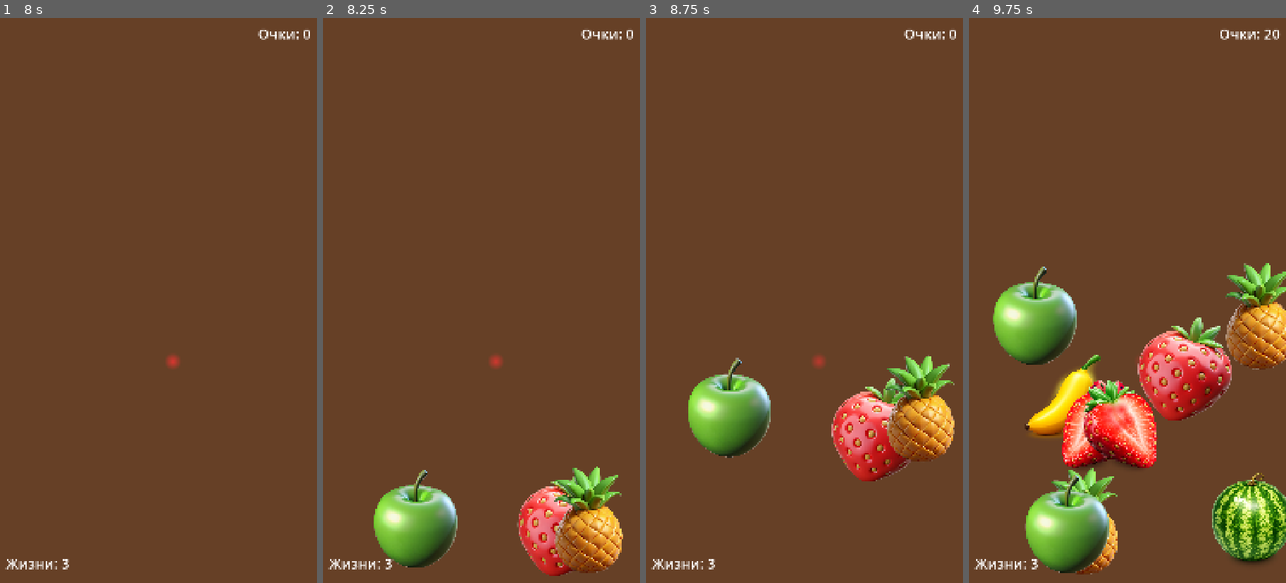
Above: before the commit, frames 1-4 (left to right).
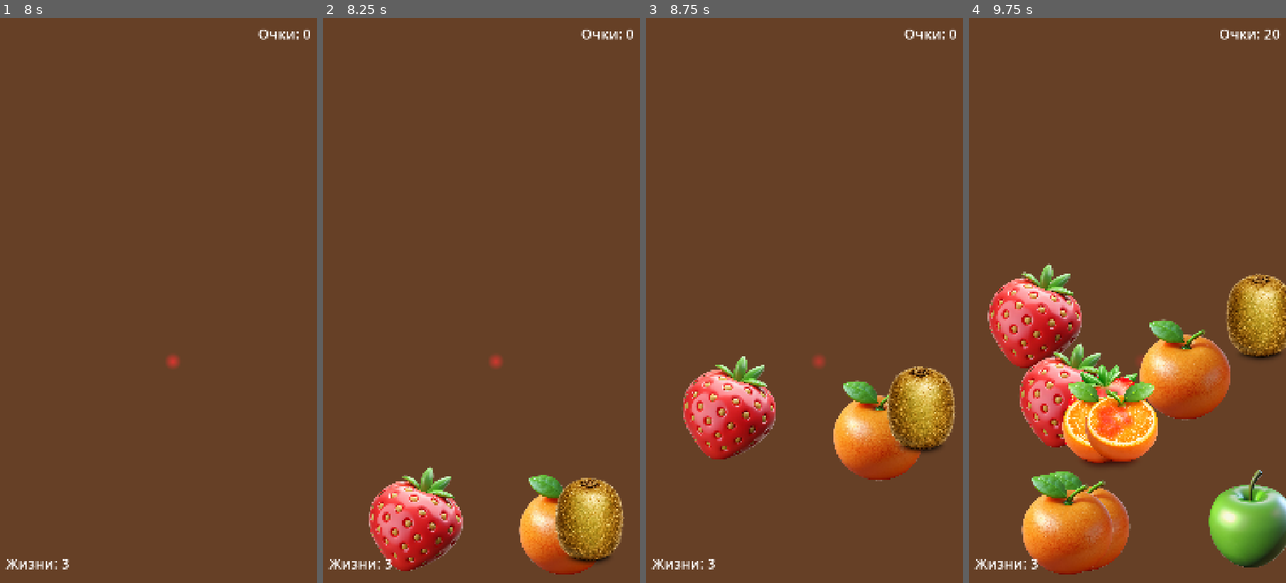
Above: after the commit, the same moments.

Repository: top-it-090304/F-S
Game: Godot game, scene res://start_screen.tscn
Same seed, same stepped clock (60 frames per second), same inputs: the game is played once before the commit and once after it.
Inputs (mouse positions are in pixels of both pictures, inside the frame that each line leads up to):
- Up to frame 1 (8 s): move the mouse to (228, 272) at 0.52 s; click (228, 272) at 0.67 s; drag from (95, 328) to (142, 413) at 1.27 s; move the mouse to (190, 176) at 2.02 s; click (190, 176) at 2.17 s; click "Играть" at 2.75 s; tap Enter at 3.5, 5.75, 7.25 s; drag from (142, 413) to (63, 215) at 3.52 s; tap Space at 4.25, 6.5 s; move the mouse to (253, 385) at 4.27 s; click (253, 385) at 4.42 s; drag from (63, 215) to (110, 159) at 5.02 s; move the mouse to (174, 300) at 5.77 s; click (174, 300) at 5.92 s; drag from (110, 159) to (95, 328) at 6.52 s; move the mouse to (228, 272) at 7.27 s; click (228, 272) at 7.42 s
- Up to frame 2 (8.25 s): tap Space at 8 s; drag from (418, 328) to (465, 413) at 8.02 s
- Up to frame 3 (8.75 s): no input
- Up to frame 4 (9.75 s): move the mouse to (1159, 176) at 8.77 s; click (1159, 176) at 8.92 s; drag from (1111, 413) to (1038, 323) at 9.52 s

Frame 1 is identical in both runs. In frame 2, 8.7% of the frame differs, in the area x 14-96%, y 79-99%; in frame 3, 9.7%; in frame 4, 25%, in the area x 5-100%, y 43-99%.

Commit message:
Work with business-logic Code refacroting and add more fruits and bomb

Diff:
--- a/fruit.gd
+++ b/fruit.gd
@@ -1,6 +1,4 @@
 extends RigidBody2D
-
-## Фрукт, который можно разрезать
 
 @onready var sprite: Sprite2D = $Sprite2D
 @onready var collision_shape: CollisionShape2D = $CollisionShape2D
@@ -16,34 +14,32 @@
 	"watermelon": "res://assets/sprites/watermelon.png",
 	"pineapple": "res://assets/sprites/pineapple.png",
 	"kiwi": "res://assets/sprites/kiwi.png",
-	"strawberry": "res://assets/sprites/strawberry.png"
+	"strawberry": "res://assets/sprites/strawberry.png",
+	"mandarin": "res://assets/sprites/mandarin.png"
 }
 
 func _ready() -> void:
-	# Устанавливаем текстуру фрукта
+	# Установка текстуры фрукта
 	if fruit_type in fruit_textures:
 		var texture = load(fruit_textures[fruit_type])
 		if texture:
 			sprite.texture = texture
 
-	# Маленькие фрукты (как на референсе)
 	sprite.scale = Vector2(0.4, 0.4)
 
-	# Летят почти прямо вверх до самого верха экрана
-	var angle = randf_range(-PI/2 - 0.12, -PI/2 + 0.12)  # ±~7° от вертикали
-	var speed = randf_range(820, 1050)  # хватает до верха экрана (1920)
+	var angle = randf_range(-PI/2 - 0.12, -PI/2 + 0.12)
+	var speed = randf_range(820, 1050)
 	velocity = Vector2(cos(angle), sin(angle)) * speed
 
-	gravity_scale = 0.55  # чуть слабее гравитация — долетают до верха
+	gravity_scale = 0.55  # гравитация
 	apply_central_impulse(velocity)
 	apply_torque_impulse(randf_range(-5, 5))
 
 	# Настройка внешнего вида бомбы
 	if is_bomb:
 		modulate = Color(0.3, 0.3, 0.3)
-		sprite.texture = null  # Можно добавить текстуру бомбы
+		sprite.texture = load("res://assets/sprites/bomb.png")
 
 func _process(delta: float) -> void:
-	# Удаляем фрукт, если он упал за экран
 	if global_position.y > 2000:
 		queue_free()
--- a/fruit_half.gd
+++ b/fruit_half.gd
@@ -1,26 +1,25 @@
 extends RigidBody2D
 
-## Половина разрезанного фрукта. Использует pineappleHalf.png и т.д. где есть, иначе половинку из целого.
 
 @onready var sprite: Sprite2D = $Sprite2D
 
 var fruit_type: String = "apple"
 var is_left_half: bool = true
 
-# Текстуры половинок (как pineappleHalf.png) — при разрезе показываем их
 var fruit_half_textures = {
 	"apple": "res://assets/sprites/appleHalf.png",
 	"banana": "res://assets/sprites/bananaHalf.png",
 	"watermelon": "res://assets/sprites/watermelonHalf.png",
 	"pineapple": "res://assets/sprites/pineappleHalf.png",
 	"kiwi": "res://assets/sprites/kiwiHalf.png",
-	"strawberry": "res://assets/sprites/strawberryHalf.png"
+	"strawberry": "res://assets/sprites/strawberryHalf.png",
+	"mandarin": "res://assets/sprites/mandarinHalf.png"
+
 }
 
-# Целые фрукты (для тех, у кого нет Half — режем текстуру пополам)
 var fruit_full_textures = {
 	"apple": "res://assets/sprites/apple.png",
-	"banana": "res://assets/sprites/banana.png",
+	"banana": "resSS://assets/sprites/banana.png",
 	"watermelon": "res://assets/sprites/watermelon.png",
 	"pineapple": "res://assets/sprites/pineapple.png",
 	"kiwi": "res://assets/sprites/kiwi.png",
@@ -28,7 +27,6 @@
 }
 
 func _ready() -> void:
-	# Сначала пробуем текстуру половинки (pineappleHalf и т.д.)
 	var tex_path: String = ""
 	if fruit_type in fruit_half_textures:
 		tex_path = fruit_half_textures[fruit_type]
@@ -36,7 +34,6 @@
 		if texture:
 			sprite.texture = texture
 			sprite.region_enabled = false
-			# Половинка — одна картинка; вторая половина — отражённая или та же
 			sprite.scale = Vector2(0.35, 0.35)
 			if not is_left_half:
 				sprite.flip_h = true
@@ -57,18 +54,16 @@
 				sprite.position.x = 8
 			sprite.scale = Vector2(0.35, 0.35)
 
-	# Падение вниз с широким разлётом в стороны (разрез заметно раздвигает половинки)
 	var angle: float
 	if is_left_half:
-		angle = randf_range(PI/5, PI/4)   # влево-вниз
+		angle = randf_range(PI/5, PI/4)
 	else:
-		angle = randf_range(3*PI/4, 4*PI/5)  # вправо-вниз
+		angle = randf_range(3*PI/4, 4*PI/5)
 	var speed = randf_range(380, 520)
 	var direction = Vector2(cos(angle), sin(angle))
 	apply_central_impulse(direction * speed)
 	apply_torque_impulse(randf_range(-18, 18))
 
 func _process(delta: float) -> void:
-	# Удаляем половинку, если она упала за экран
 	if global_position.y > 2000:
 		queue_free()
--- a/fruit_half.tscn
+++ b/fruit_half.tscn
@@ -1,17 +1,16 @@
-[gd_scene load_steps=3 format=3 uid="uid://g4h5i6j7k8l9"]
+[gd_scene format=3 uid="uid://g4h5i6j7k8ma"]
 
-[ext_resource type="Script" path="res://fruit_half.gd" id="1_half"]
-[ext_resource type="Texture2D" path="res://assets/sprites/apple.png" id="2_texture"]
+[ext_resource type="Script" uid="uid://7i25ko2ls542" path="res://fruit_half.gd" id="1_half"]
+[ext_resource type="Texture2D" uid="uid://83n2ie42vc3x" path="res://assets/sprites/apple.png" id="2_texture"]
 
 [sub_resource type="RectangleShape2D" id="RectangleShape2D_1"]
 size = Vector2(30, 60)
 
-[node name="FruitHalf" type="RigidBody2D"]
+[node name="FruitHalf" type="RigidBody2D" unique_id=841250969]
 script = ExtResource("1_half")
 
-[node name="Sprite2D" type="Sprite2D" parent="."]
-modulate = Color(1, 1, 1, 1)
+[node name="Sprite2D" type="Sprite2D" parent="." unique_id=1801326913]
 texture = ExtResource("2_texture")
 
-[node name="CollisionShape2D" type="CollisionShape2D" parent="."]
+[node name="CollisionShape2D" type="CollisionShape2D" parent="." unique_id=849575956]
 shape = SubResource("RectangleShape2D_1")
--- a/game.gd
+++ b/game.gd
@@ -33,9 +33,9 @@
 
 	if ResourceLoader.exists("res://main_menu.tscn"):
 		main_menu_scene = preload("res://main_menu.tscn")
-		print("✅ main_menu.tscn загружен")
+		print("main_menu.tscn загружен")
 	else:
-		print("❌ main_menu.tscn НЕ НАЙДЕН!")
+		print("main_menu.tscn НЕ НАЙДЕН!")
 
 	game_manager = get_node("/root/GameManager")
 	game_manager.reset_game()
@@ -45,16 +45,11 @@
 
 	start_countdown()
 
-	# Скрываем сообщение о бомбе
 	bomb_message.visible = false
-
-	# Скрываем панель окончания игры
 	game_over_panel.visible = false
-
-	# Подключаем кнопку продолжения
 	continue_button.pressed.connect(_on_continue_pressed)
 
-	# Курсор = нож (ставим при входе в игру)
+	# Курсор = нож
 	_set_knife_cursor()
 
 
@@ -78,7 +73,7 @@
 	countdown_label.visible = false
 	is_game_active = true
 
-	# Запускаем спавн фруктов — чаще и больше
+	# Запускаем спавн фруктов
 	spawn_timer.wait_time = 0.75
 	spawn_timer.timeout.connect(_on_spawn_timer_timeout)
 	spawn_timer.start()
@@ -92,10 +87,10 @@
 	if not is_game_active:
 		return
 
-	# За один раз появляется несколько фруктов
 	spawn_fruit()
 	spawn_fruit()
 	spawn_fruit()
+	# spawn_fruit()
 
 
 
@@ -104,29 +99,24 @@
 	var fruit = fruit_scene.instantiate() as RigidBody2D
 	var x = randf_range(100, 980)
 
-	# 10% шанс на бомбу
 	if randf() < 0.1:
 		fruit.is_bomb = true
 	else:
-		# Оставляем только фрукты, у которых есть Half-текстуры
-		var fruit_types = ["apple", "banana", "watermelon", "pineapple", "kiwi", "strawberry"]
+		var fruit_types = ["apple", "banana", "watermelon", "pineapple", "kiwi", "strawberry", "mandarin"]
 		fruit.fruit_type = fruit_types[randi() % fruit_types.size()]
 
 	fruits.append(fruit)
 	game_area.add_child(fruit)
 	fruit.global_position = Vector2(x, 1850)
 
-# Преобразует экранные координаты в координаты канваса (как у фруктов)
 func _touch_to_canvas(screen_pos: Vector2) -> Vector2:
 	var vp = get_viewport()
 	return vp.get_canvas_transform().affine_inverse() * screen_pos
 
 func _set_knife_cursor() -> void:
-	# Рисуем простой нож (светлая полоска-лезвие) как курсор
 	var size = 48
 	var img = Image.create(size, size, false, Image.FORMAT_RGBA8)
 	img.fill(Color(0, 0, 0, 0))
-	# Лезвие — диагональная полоса от центра к краю (кончик ножа внизу-справа)
 	var tip = Vector2(size - 2, size - 2)
 	var base = Vector2(4, 4)
 	for x in range(size):
@@ -139,7 +129,7 @@
 			elif d <= 5.0:
 				var a = (1.0 - (d - 3.0) / 2.0) * 0.5
 				img.set_pixel(x, y, Color(0.7, 0.85, 1.0, a))
-	# Кончик ножа — точка, по которой режем (hotspot)
+	# Кончик ножа — точка, по которой режем
 	Input.set_custom_mouse_cursor(img, Input.CURSOR_ARROW, Vector2(size - 4, size - 4))
 
 func _point_to_segment_distance(p: Vector2, a: Vector2, b: Vector2) -> float:
@@ -150,22 +140,17 @@
 	return p.distance_to(proj)
 
 func _continue_button_hit(screen_pos: Vector2) -> bool:
-	# Преобразуем экранные координаты в локальные координаты кнопки
 	var canvas_pos = _touch_to_canvas(screen_pos)
-	# Получаем глобальную позицию и размер кнопки
 	var button_rect = Rect2(continue_button.global_position, continue_button.size)
-	# Проверяем попадание с небольшим запасом для удобства нажатия
 	return button_rect.grow(10.0).has_point(canvas_pos)
 
 func _input(event: InputEvent) -> void:
-	# Если показан баннер Game Over — обрабатываем только кнопку "Продолжить"
-	# Game Over — только кнопка "Продолжить"
 	if game_over_panel.visible:
 		if (event is InputEventMouseButton or event is InputEventScreenTouch) and event.pressed:
 			var pos = event.position
 			if _continue_button_hit(pos):
 				_on_continue_pressed()
-				if get_viewport():  # ✅ Безопасная проверка
+				if get_viewport():
 					get_viewport().set_input_as_handled()
 				return
 		return
@@ -173,7 +158,6 @@
 	if not is_game_active:
 		return
 
-	# Мышь = нож: ведём линию разреза и режем фрукты
 	if event is InputEventMouseButton:
 		if event.button_index == MOUSE_BUTTON_LEFT:
 			var canvas_pos = _touch_to_canvas(event.position)
@@ -199,7 +183,7 @@
 		queue_redraw()
 		check_cuts_continuous()
 
-	# Сенсор (палец)
+	# Сенсор
 	if event is InputEventScreenTouch:
 		if event.pressed:
 			touch_path.clear()
@@ -226,7 +210,6 @@
 			check_cuts_continuous()
 
 func _draw() -> void:
-	# Нож — видимый след при свайпе (только если игра активна и нет game over)
 	if not is_game_active or game_over_panel.visible:
 		return
 
@@ -234,7 +217,6 @@
 		for i in range(cut_line_points.size() - 1):
 			var start = cut_line_points[i]
 			var end = cut_line_points[i + 1]
-			# Толстая светлая полоса — лезвие ножа
 			draw_line(start, end, Color(0.9, 0.95, 1.0, 0.95), 8.0)
 			draw_line(start, end, Color(0.6, 0.85, 1.0, 0.9), 5.0)
 			draw_line(start, end, Color(1.0, 1.0, 1.0, 0.8), 2.0)
@@ -249,10 +231,8 @@
 	if touch_path.size() < 2:
 		return
 
-	# Проверяем пересечение линии с фруктами
 	var cut_fruits: Array[RigidBody2D] = []
 
-	# Проверяем все сегменты линии свайпа (нож касается фрукта)
 	for i in range(touch_path.size() - 1):
 		var start = touch_path[i]
 		var end = touch_path[i + 1]
@@ -263,7 +243,7 @@
 
 			var fruit_pos = fruit.global_position
 			var distance = point_to_line_distance(fruit_pos, start, end)
-			# Радиус попадания ножа по фрукту (маленькие фрукты, достаточный радиус)
+			# Радиус попадания ножа по фрукту
 			var hit_radius = 55.0
 			if distance < hit_radius:
 				cut_fruits.append(fruit)
@@ -304,7 +284,6 @@
 	fruits.erase(fruit)
 
 func create_fruit_halves(fruit: RigidBody2D, position: Vector2) -> void:
-	# Раздвигаем половинки шире по горизонтали
 	var spread = 55.0
 	# Левая половина — уходит влево и вниз
 	var half1 = fruit_half_scene.instantiate()
@@ -320,7 +299,7 @@
 	half2.is_left_half = false
 	game_area.add_child(half2)
 
-	# Создаем брызги (частицы)
+	# Брызги
 	create_splatter(position, fruit.fruit_type)
 
 func create_stain(position: Vector2) -> void:
@@ -330,49 +309,43 @@
 	stains.append(stain)
 
 func create_splatter(position: Vector2, fruit_type: String) -> void:
-	# Создаем несколько брызг вокруг места разреза
 	for i in range(8):
 		var splatter = stain_scene.instantiate()
 		var angle = (PI * 2 / 8) * i
 		var distance = randf_range(20, 60)
 		splatter.global_position = position + Vector2(cos(angle), sin(angle)) * distance
 
-		# Цвет брызг зависит от типа фрукта
 		var color = Color(1.0, 0.2, 0.2, 0.6)  # Красный по умолчанию
 		match fruit_type:
 			"banana":
-				color = Color(1.0, 0.9, 0.2, 0.6)  # Желтый
+				color = Color(1.0, 0.9, 0.2, 0.6)
 			"watermelon":
-				color = Color(1.0, 0.3, 0.3, 0.6)  # Красный
-			"orange", "peach":
-				color = Color(1.0, 0.6, 0.2, 0.6)  # Оранжевый
+				color = Color(1.0, 0.3, 0.3, 0.6)
+			"orange", "peach", "mandarin":
+				color = Color(1.0, 0.6, 0.2, 0.6)
 			"grape":
-				color = Color(0.6, 0.2, 0.8, 0.6)  # Фиолетовый
+				color = Color(0.6, 0.2, 0.8, 0.6)
 			"kiwi":
-				color = Color(0.6, 0.9, 0.3, 0.6)  # Зеленый
+				color = Color(0.6, 0.9, 0.3, 0.6)
 			"cherry", "strawberry":
-				color = Color(1.0, 0.1, 0.1, 0.6)  # Красный
+				color = Color(1.0, 0.1, 0.1, 0.6)
 
 		splatter.modulate = color
 		game_area.add_child(splatter)
 
 func _on_stain_timer_timeout() -> void:
-	# Периодически создаем новые пятна в случайных местах на экране
 	if randf() < 0.2 and is_game_active:
 		var x = randf_range(100, 980)
 		var y = randf_range(200, 1700)
 		create_stain(Vector2(x, y))
 
 func handle_bomb_cut() -> void:
-	# Показываем сообщение
 	bomb_message.text = "Упс, вы разрезали бомбу!"
 	bomb_message.visible = true
 
-	# Убираем сообщение через 2 секунды
 	await get_tree().create_timer(2.0).timeout
 	bomb_message.visible = false
 
-	# Отнимаем жизнь
 	game_manager.lose_life()
 
 func _on_lives_changed(new_lives: int) -> void:
@@ -385,38 +358,27 @@
 	is_game_active = false
 	spawn_timer.stop()
 	stain_timer.stop()
-
-	# Очищаем след ножа
 	touch_path.clear()
 	cut_line_points.clear()
 	is_dragging = false
 	queue_redraw()
 
-	# Убираем курсор-нож (возвращаем стандартный)
 	Input.set_custom_mouse_cursor(null)
 
-	# Показываем красивый баннер с очками и половинкой арбуза
 	show_game_over_banner()
 
 func show_game_over_banner() -> void:
-	# Устанавливаем очки на баннере
 	game_over_score_label.text = str(game_manager.score)
-
-	# Загружаем половинку арбуза (маленькая, рядом с очками)
 	var watermelon_half_texture = load("res://assets/sprites/watermelonHalf.png")
 	if watermelon_half_texture:
 		watermelon_half_sprite.texture = watermelon_half_texture
-		# Масштаб уже задан в сцене (0.4), можно не менять
-
-	# Показываем панель с плавной анимацией появления
+
 	game_over_panel.visible = true
 	game_over_panel.modulate.a = 0.0
 
-	# Убеждаемся, что кнопка может получать события
 	continue_button.disabled = false
 	continue_button.visible = true
 
-	# Плавное появление баннера
 	var tween = create_tween()
 	tween.tween_property(game_over_panel, "modulate:a", 1.0, 0.6)
 
@@ -437,21 +399,15 @@
 	queue_redraw()
 
 func _on_continue_pressed() -> void:
-	print("🔄 Переход на главное меню...")
-
-	# Полная очистка состояния
+	print("Переход на главное меню")
+
 	is_game_active = false
 	spawn_timer.stop()
 	stain_timer.stop()
 
-	# Очищаем все объекты
 	clear_game_objects()
 
-	# Скрываем UI
 	game_over_panel.visible = false
 	bomb_message.visible = false
 
-	# ПЕРЕХОД НА МЕНЮ (2 варианта)
 	get_tree().change_scene_to_file("res://main_menu.tscn")
-	# ИЛИ если у тебя PackedScene:
-	# get_tree().change_scene_to_packed(main_menu_scene)
--- a/settings.tscn
+++ b/settings.tscn
@@ -1,8 +1,8 @@
-[gd_scene load_steps=2 format=3 uid="uid://d1e2f3g4h5i6"]
+[gd_scene format=3 uid="uid://d1e2f3g4h5i6"]
 
-[ext_resource type="Script" path="res://settings.gd" id="1_settings"]
+[ext_resource type="Script" uid="uid://bt7kvdx0f2pyj" path="res://settings.gd" id="1_settings"]
 
-[node name="Settings" type="Control"]
+[node name="Settings" type="Control" unique_id=192831561]
 layout_mode = 3
 anchors_preset = 15
 anchor_right = 1.0
@@ -11,7 +11,7 @@
 grow_vertical = 2
 script = ExtResource("1_settings")
 
-[node name="Background" type="ColorRect" parent="."]
+[node name="Background" type="ColorRect" parent="." unique_id=1369655942]
 layout_mode = 1
 anchors_preset = 15
 anchor_right = 1.0
@@ -20,7 +20,7 @@
 grow_vertical = 2
 color = Color(0.15, 0.2, 0.25, 1)
 
-[node name="VBoxContainer" type="VBoxContainer" parent="."]
+[node name="VBoxContainer" type="VBoxContainer" parent="." unique_id=1240156406]
 layout_mode = 1
 anchors_preset = 8
 anchor_left = 0.5
@@ -34,23 +34,23 @@
 grow_horizontal = 2
 grow_vertical = 2
 
-[node name="Title" type="Label" parent="VBoxContainer"]
+[node name="Title" type="Label" parent="VBoxContainer" unique_id=1266591825]
 layout_mode = 2
 theme_override_font_sizes/font_size = 64
 text = "Настройки"
 horizontal_alignment = 1
 
-[node name="SoundCheckBox" type="CheckBox" parent="VBoxContainer"]
+[node name="SoundCheckBox" type="CheckBox" parent="VBoxContainer" unique_id=673770745]
 layout_mode = 2
 theme_override_font_sizes/font_size = 36
 text = "Звук"
 
-[node name="MusicCheckBox" type="CheckBox" parent="VBoxContainer"]
+[node name="MusicCheckBox" type="CheckBox" parent="VBoxContainer" unique_id=461626970]
 layout_mode = 2
 theme_override_font_sizes/font_size = 36
 text = "Музыка"
 
-[node name="BackButton" type="Button" parent="VBoxContainer"]
+[node name="BackButton" type="Button" parent="VBoxContainer" unique_id=1738731286]
 layout_mode = 2
 theme_override_font_sizes/font_size = 48
 text = "Назад"
--- a/stain.gd
+++ b/stain.gd
@@ -6,7 +6,6 @@
 var elapsed_time: float = 0.0
 
 func _ready() -> void:
-	# Создаем простое красное пятно в виде круга
 	var circle_image = Image.create(64, 64, false, Image.FORMAT_RGBA8)
 	var center = Vector2(32, 32)
 	for x in range(64):
--- a/start_screen.gd
+++ b/start_screen.gd
@@ -9,14 +9,11 @@
 var main_menu_scene = preload("res://main_menu.tscn")
 
 func _ready() -> void:
-	# Настройка начального состояния фрукта
 	fruit_sprite.scale = Vector2(0.1, 0.1)
 	fruit_sprite.modulate.a = 0.0
 
-	# Запуск анимации увеличения
 	animation_player.play("fruit_grow")
 
-	# Таймер для перехода в главное меню
 	timer.wait_time = 2.5
 	timer.timeout.connect(_on_timer_timeout)
 	timer.start()
Binary file added: assets/sprites/mandarinHalf.png
Not shown, added: assets/sprites/mandarinHalf.png.import
